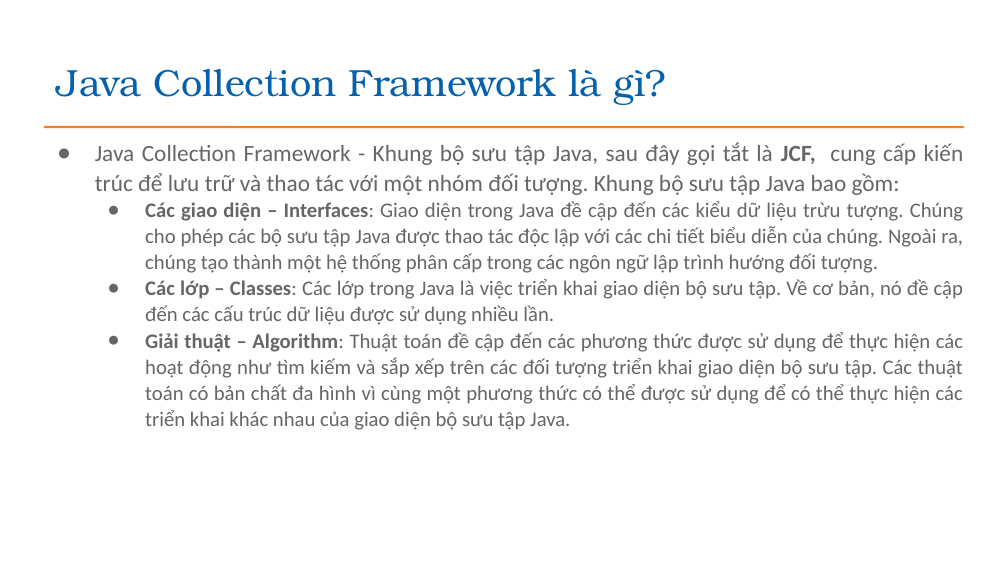
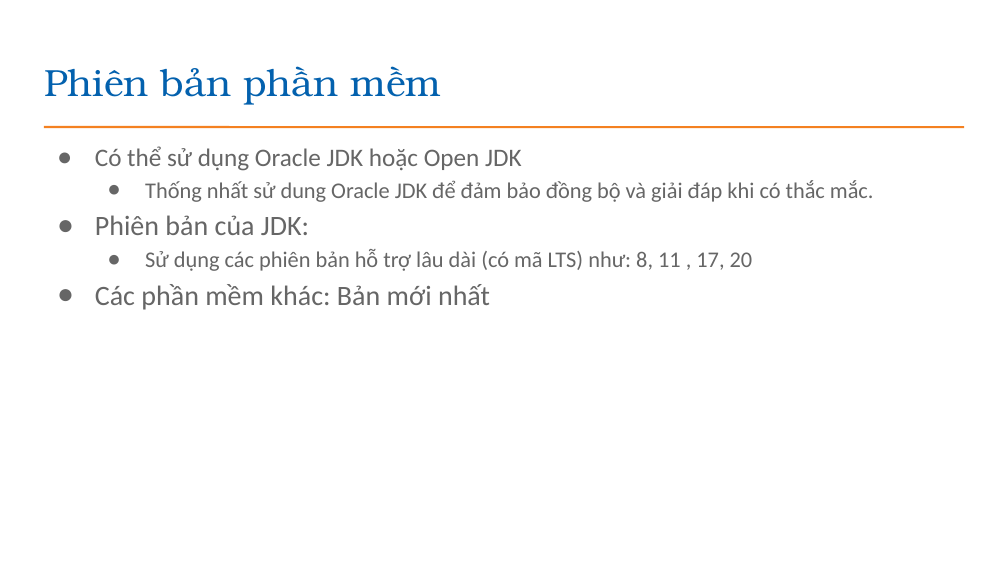
Before and after one commit to EdisonTechnologyAcademy/Java---Construction, a slide deck: slide 5 of presentations/Bài 17_Moi truong phat trien Spring Boot.pptx. Drawn at 1008x567 pixels with LibreOffice and Linux fonts; fonts in the diff are those of the drawing; background and template pictures are left out. Boxes give left, top, right and bottom in pixels: in the first picture for what was removed or moved away, otherwise in the second. Text is boxed around its words. In the diff, an @@ line names an element or a change of style, - is before the commit and + after.

```diff
--- a/presentations/Bài 17_Moi truong phat trien Spring Boot.pptx
+++ b/presentations/Bài 17_Moi truong phat trien Spring Boot.pptx
@@ title at box(44, 66, 442, 105): text changed @@
-Java Collection Framework là gì?
+Phiên bản phần mềm
@@ text at box(95, 146, 874, 310): text changed; size 14.8 to 16 pt @@
-● Java Collection Framework - Khung bộ sưu tập Java, sau đây gọi tắt là JCF, cung cấp kiến trúc để lưu trữ và thao tác với một nhóm đối tượng. Khung bộ sưu tập Java bao gồm:
-  ● Các giao diện – Interfaces: Giao diện trong Java đề cập đến các kiểu dữ liệu trừu tượng. Chúng cho phép các bộ sưu tập Java được thao tác độc lập với các chi tiết biểu diễn của chúng. Ngoài ra, chúng tạo thành một hệ thống phân cấp trong các ngôn ngữ lập trình hướng đối tượng.
-  ● Các lớp – Classes: Các lớp trong Java là việc triển khai giao diện bộ sưu tập. Về cơ bản, nó đề cập đến các cấu trúc dữ liệu được sử dụng nhiều lần.
-  ● Giải thuật – Algorithm: Thuật toán đề cập đến các phương thức được sử dụng để thực hiện các hoạt động như tìm kiếm và sắp xếp trên các đối tượng triển khai giao diện bộ sưu tập. Các thuật toán có bản chất đa hình vì cùng một phương thức có thể được sử dụng để có thể thực hiện các triển khai khác nhau của giao diện bộ sưu tập Java.
+● Có thể sử dụng Oracle JDK hoặc Open JDK
+  ● Thống nhất sử dung Oracle JDK để đảm bảo đồng bộ và giải đáp khi có thắc mắc.
+● Phiên bản của JDK:
+  ● Sử dụng các phiên bản hỗ trợ lâu dài (có mã LTS) như: 8, 11 , 17, 20
+● Các phần mềm khác: Bản mới nhất
```
Also in this commit, not shown: 21 other slides changed, 8 slides added, 21 slides removed, 2 other files.
